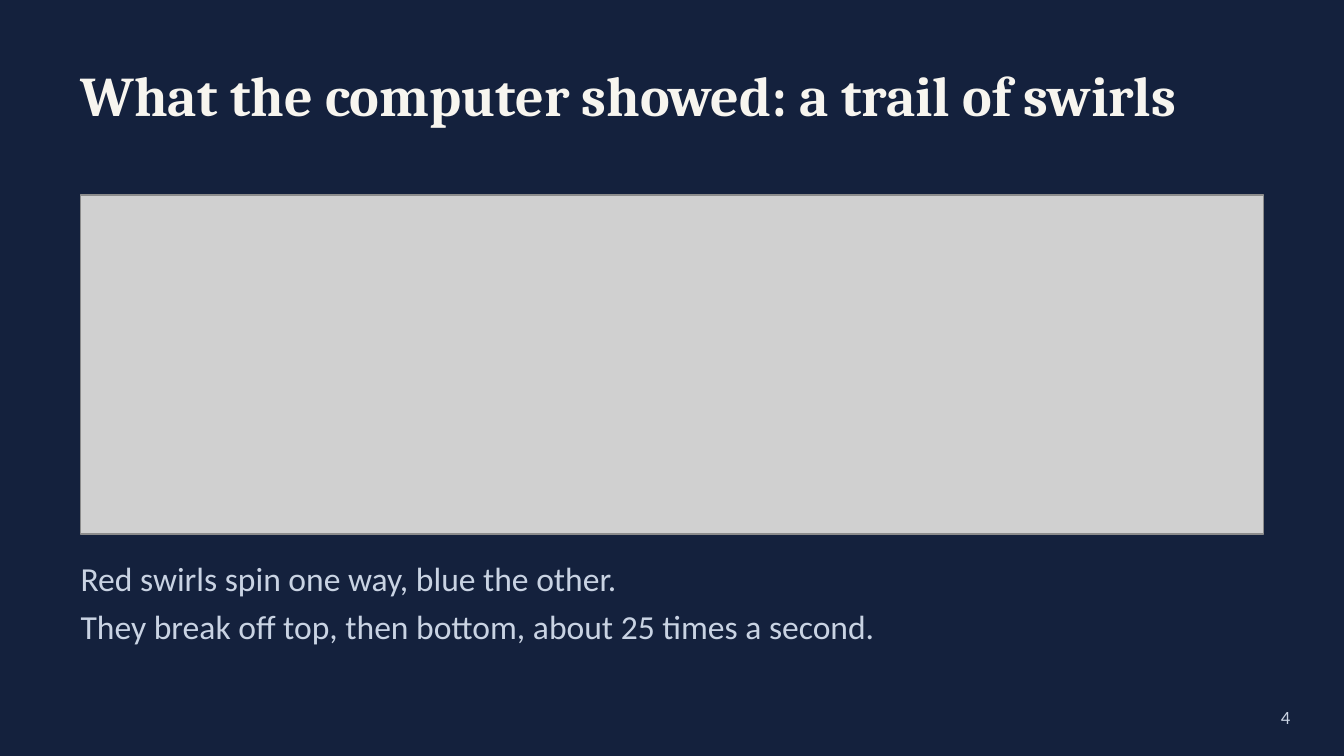
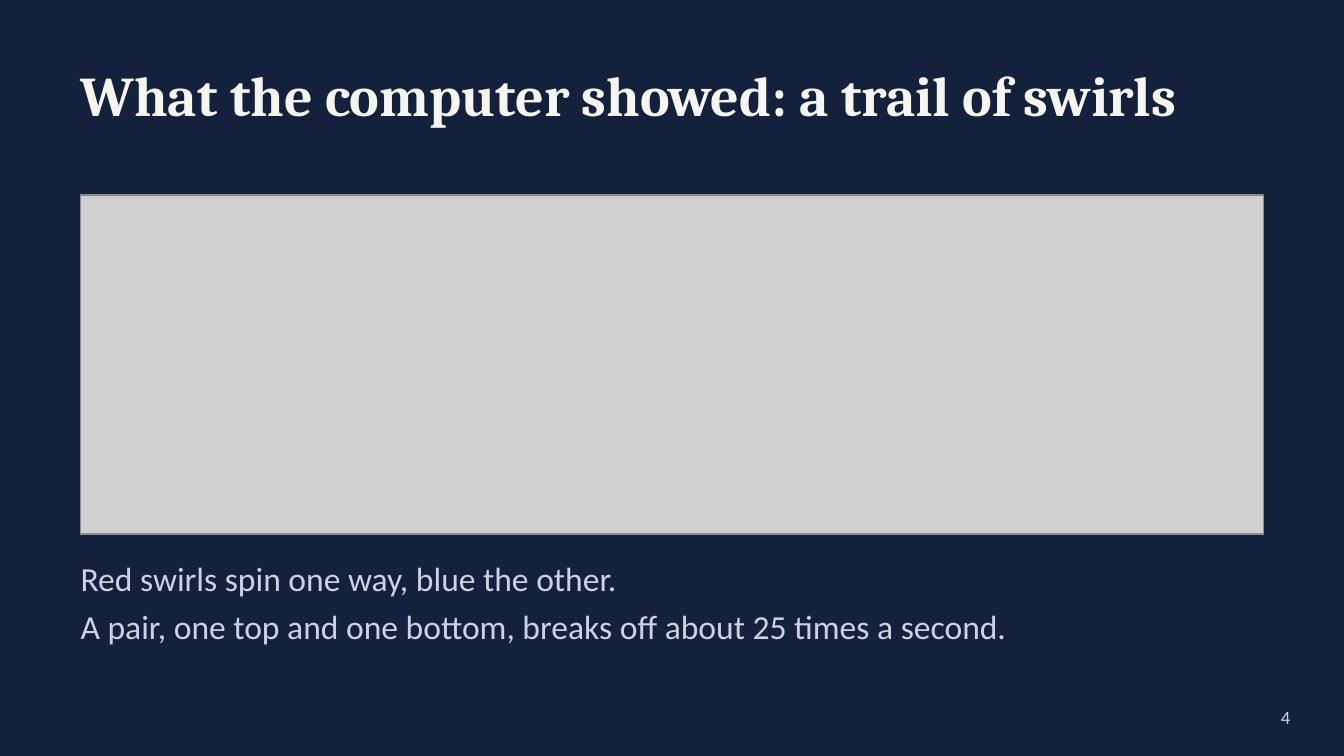
Before and after one commit to adibatic/cfd-cylinder, a slide deck: slide 4 of report/presentation.pptx. Drawn at 1344x756 pixels with LibreOffice and Linux fonts; fonts in the diff are those of the drawing; grey boxes stand for pictures. Boxes give left, top, right and bottom in pixels: in the first picture for what was removed or moved away, otherwise in the second. Text is boxed around its words. In the diff, an @@ line names an element or a change of style, - is before the commit and + after.

```diff
--- a/report/presentation.pptx
+++ b/report/presentation.pptx
@@ text at (81, 615, 1006, 645): text changed @@
-They break off top, then bottom, about 25 times a second.
+A pair, one top and one bottom, breaks off about 25 times a second.
```
Also in this commit, not shown: 2 other slides changed, 1 slide added, 2 other files.
